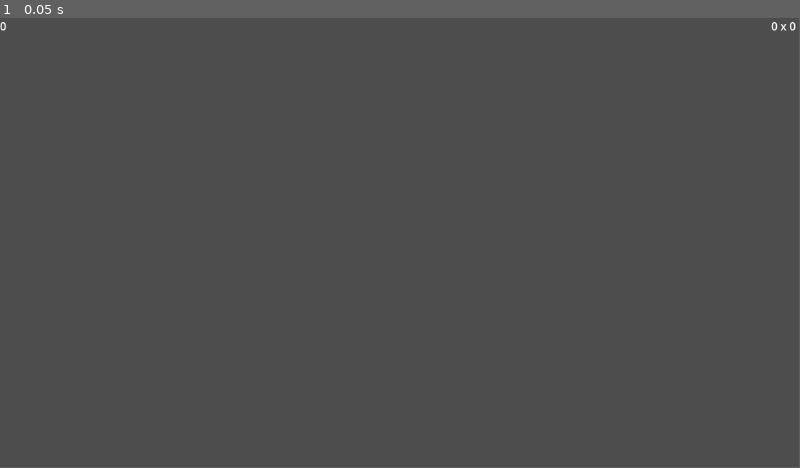
Above: before the commit, frame 1.
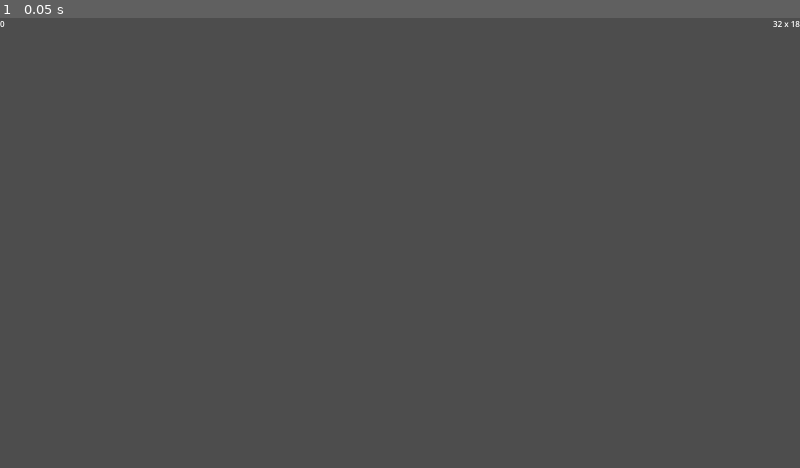
Above: after the commit, the same moment.

Repository: wildpachi/saw-game
Game: Godot game, scene res://scenes/main.tscn
The game is run twice, just before and just after one commit, with the same random seed, the same clock (stepped at 60 frames per second) and the same inputs.
Inputs:
- Up to frame 1 (0.05 s): no input
In our replay, the window is 799x449 before the commit and 800x450 after it. These sizes can differ from the game's own. Grey fills any space a smaller window leaves; there, only what the larger window draws over its background counts as a difference.

The runs differ from the first frame. In frame 1, less than 0.1% of the frame differs, in the area x 0-100%, y 0-3%.
Error after the commit: Parse Error: Class "PuzzleCanvas" hides a global script class. (res://scenes/canvas.gd:2)

Commit message:
Basic functionality to split image into pieces

Diff:
--- a/project.godot
+++ b/project.godot
@@ -19,6 +19,11 @@
 
 Global="*res://scripts/global.gd"
 
+[display]
+
+window/size/viewport_width=1600
+window/size/viewport_height=900
+
 [input]
 
 mouse_click={
--- /dev/null
+++ b/scenes/canvas.gd
@@ -0,0 +1,50 @@
+extends Control
+class_name PuzzleCanvas
+
+@export var puzzle_image : Image
+
+var piece_size : int = 72
+var piece_count : int
+var piece_count_row : int
+var piece_count_col : int
+
+var puzzle_height : int
+var puzzle_width : int
+var puzzle_height_adj : int
+var puzzle_width_adj : int
+
+# Called when the node enters the scene tree for the first time.
+func _ready():
+	puzzle_image = Image.new()
+	puzzle_image.load("res://assets/test-image.jpg")
+
+	if puzzle_image:
+		puzzle_height = puzzle_image.get_height()
+		puzzle_width = puzzle_image.get_width()
+
+		piece_count_row = puzzle_width / piece_size
+		piece_count_col = puzzle_height / piece_size
+		piece_count = piece_count_col * piece_count_row
+
+		puzzle_height_adj = piece_count_col * piece_size
+		puzzle_width_adj = piece_count_row * piece_size
+	pass # Replace with function body.
+
+# Called every frame. 'delta' is the elapsed time since the previous frame.
+func _process(delta):
+	pass
+
+func get_image_at_index(index : int, spread : int) -> Image:
+	var start = get_start_location_at_index(index, spread)
+	var spread_size = piece_size + (2*spread)
+	return puzzle_image.get_region( Rect2i(start, Vector2i(spread_size,spread_size)) )
+
+func get_start_location_at_index(index: int, spread: int) -> Vector2i:
+	var y = index / piece_count_row
+	var x = fmod(index, piece_count_row)
+	return Vector2i((piece_size * x) - spread, (piece_size * y) - spread)
+
+func get_random_global_location_in_rect(area : Rect2i) -> Vector2i:
+	var x = (randi_range(area.position.x, area.end.x))
+	var y = (randi_range(area.position.y, area.end.y))
+	return Vector2i(x,y)
--- /dev/null
+++ b/scenes/image.gd
@@ -0,0 +1,36 @@
+extends Control
+class_name PuzzleCanvas
+
+@export var puzzle_image : Image
+
+var piece_size : int = 100
+var piece_count : int
+var piece_count_row : int
+var piece_count_col : int
+
+var puzzle_height : int
+var puzzle_width : int
+
+# Called when the node enters the scene tree for the first time.
+func _ready():
+	puzzle_height = puzzle_image.get_height()
+	puzzle_width = puzzle_image.get_width()
+
+	piece_count_row = puzzle_height / piece_size
+	piece_count_col = puzzle_height / piece_size
+	piece_count = piece_count_col * piece_count_row
+	pass # Replace with function body.
+
+# Called every frame. 'delta' is the elapsed time since the previous frame.
+func _process(delta):
+	pass
+
+func get_image_at_index(index : int, spread : int) -> Image:
+	var start = get_start_location_at_index(index, spread)
+	var spread_size = piece_size + (2*spread)
+	return puzzle_image.get_region( Rect2i(start, Vector2i(spread_size,spread_size)) )
+
+func get_start_location_at_index(index: int, spread: int) -> Vector2i:
+	var y = index / piece_count_row
+	var x = fmod(index, piece_count_row)
+	return Vector2i((piece_size * x) - spread, (piece_size * y) - spread)
--- a/scenes/main.tscn
+++ b/scenes/main.tscn
@@ -1,6 +1,8 @@
-[gd_scene load_steps=3 format=3 uid="uid://citkeac12b4qf"]
+[gd_scene load_steps=5 format=3 uid="uid://citkeac12b4qf"]
 
 [ext_resource type="Script" path="res://scenes/main.gd" id="1_i0v2x"]
+[ext_resource type="Script" path="res://scenes/spawn/spawn.gd" id="3_hf4dk"]
+[ext_resource type="Script" path="res://scenes/canvas.gd" id="3_r1yx1"]
 [ext_resource type="Script" path="res://scenes/puzzle.gd" id="4_xbcrq"]
 
 [node name="Main" type="Node"]
@@ -22,7 +24,14 @@
 offset_bottom = 23.0
 grow_horizontal = 0
 
-[node name="PuzzleSpawnLocation" type="Control" parent="Puzzle"]
+[node name="PuzzleCanvas" type="Control" parent="Puzzle"]
+layout_mode = 3
+anchors_preset = 0
+offset_right = 40.0
+offset_bottom = 40.0
+script = ExtResource("3_r1yx1")
+
+[node name="PuzzleSpawn" type="Control" parent="Puzzle"]
 layout_mode = 3
 anchors_preset = 8
 anchor_left = 0.5
@@ -31,3 +40,12 @@
 anchor_bottom = 0.5
 grow_horizontal = 2
 grow_vertical = 2
+
+[node name="SlotSpawn" type="Node2D" parent="Puzzle/PuzzleSpawn" node_paths=PackedStringArray("canvas")]
+script = ExtResource("3_hf4dk")
+canvas = NodePath("../../PuzzleCanvas")
+
+[node name="PieceSpawn" type="Node2D" parent="Puzzle/PuzzleSpawn" node_paths=PackedStringArray("canvas")]
+script = ExtResource("3_hf4dk")
+type = 1
+canvas = NodePath("../../PuzzleCanvas")
--- a/scenes/piece/movement.gd
+++ b/scenes/piece/movement.gd
@@ -1,5 +1,5 @@
 extends Node2D
-class_name MoveController
+class_name PieceMover
 
 signal score_point()
 
@@ -17,7 +17,8 @@
 var collision_body : Node2D = null
 
 func _ready():
-	index = piece_body.index
+	if piece_body:
+		index = piece_body.index
 
 func _process(delta):
 	if not Global.is_dragging:
@@ -37,7 +38,7 @@
 	is_picked_up = false
 	Global.is_dragging = false
 	if can_snap:
-		if collision_body is Slot:
+		if collision_body is PuzzleSlot:
 			drop_snap()
 			drop_score()
 
@@ -62,7 +63,7 @@
 		can_drag = false
 
 func _on_snap_area_body_entered(body):
-	if body is Slot:
+	if body is PuzzleSlot:
 		if body.is_in_group('slots'):
 			if body.index == index:
 				can_snap = true
--- a/scenes/piece/piece.gd
+++ b/scenes/piece/piece.gd
@@ -1,14 +1,15 @@
 extends Node2D
-class_name Piece
+class_name PuzzlePiece
 
 signal score_point()
 
 @export var index : int
-@export var image : Image
+@export var puzzle_image : Image
 
 # Called when the node enters the scene tree for the first time.
 func _ready():
 	%PieceLabel.text = str(index)
+	%PieceTexture.texture = ImageTexture.create_from_image(puzzle_image)
 
 # Called every frame. 'delta' is the elapsed time since the previous frame.
 func _process(delta):
@@ -32,8 +33,6 @@
 func spawn_set_location(spawn_area : Rect2i):
 	pass # Pick a random location within given rectangle
 
-func spawn_set_image():
-	pass # Crop image based on piece index
 
 func _on_movement_score_point():
 	score_point.emit()
--- a/scenes/piece/piece.tscn
+++ b/scenes/piece/piece.tscn
@@ -21,6 +21,15 @@
 grow_horizontal = 2
 grow_vertical = 2
 color = Color(0.129412, 0.552941, 1, 1)
+
+[node name="PieceTexture" type="TextureRect" parent="."]
+unique_name_in_owner = true
+custom_minimum_size = Vector2(72, 72)
+anchors_preset = 15
+anchor_right = 1.0
+anchor_bottom = 1.0
+grow_horizontal = 2
+grow_vertical = 2
 
 [node name="PieceLabel" type="Label" parent="."]
 unique_name_in_owner = true
--- a/scenes/puzzle.gd
+++ b/scenes/puzzle.gd
@@ -1,9 +1,7 @@
 extends Node
 class_name Puzzle
 
-@export var SourceImage : Image
-
-var pieceSize = 120
+var pieceSize = 50
 var piecesX : int
 var piecesY : int
 
@@ -12,20 +10,14 @@
 
 # Called when the node enters the scene tree for the first time.
 func _ready():
-	SourceImage = Image.new()
-	SourceImage.load("res://assets/test-image.jpg")
-
-	if SourceImage:
-		puzzleWidth = SourceImage.get_width()
-		puzzleHeight = SourceImage.get_height()
 
 	piecesX = puzzleWidth / pieceSize
 	piecesY = puzzleHeight / pieceSize
 	$PuzzleSize.text = str(piecesX) + " x " + str(piecesY)
 
-	var spawn_scene = preload("res://scenes/spawn/spawn.tscn")
-	$PuzzleSpawnLocation.add_child(create_spawn(spawn_scene, Global.SpawnType.SLOT))
-	$PuzzleSpawnLocation.add_child(create_spawn(spawn_scene, Global.SpawnType.PIECE))
+	#var spawn_scene = preload("res://scenes/spawn/spawn.tscn")
+	#$PuzzleSpawnLocation.add_child(create_spawn(spawn_scene, Global.SpawnType.SLOT))
+	#$PuzzleSpawnLocation.add_child(create_spawn(spawn_scene, Global.SpawnType.PIECE))
 
 # Called every frame. 'delta' is the elapsed time since the previous frame.
 func _process(delta):
@@ -36,4 +28,6 @@
 	spawn.type = type
 	spawn.columns = piecesX
 	spawn.rows = piecesY
+	spawn.canvas = $Puzzle/PuzzleCanvas
+
 	return spawn
--- a/scenes/slot/slot.gd
+++ b/scenes/slot/slot.gd
@@ -1,5 +1,5 @@
 extends StaticBody2D
-class_name Slot
+class_name PuzzleSlot
 
 @export var index: int
 
--- a/scenes/spawn/spawn.gd
+++ b/scenes/spawn/spawn.gd
@@ -1,10 +1,8 @@
 extends Node2D
+class_name PuzzleSpawn
 
-@export var type : int
-@export var rows : int = 3
-@export var columns : int = 3
-
-@export var size : int = 72
+@export var type : Global.SpawnType
+@export var canvas : PuzzleCanvas
 
 var spread : Vector2 = Vector2(0,0)
 var scene : PackedScene = null
@@ -19,23 +17,26 @@
 		Global.SpawnType.PIECE:
 			scene = preload("res://scenes/piece/piece.tscn")
 			shuffle = true
-			spread = Vector2(-25, -10)
+			spread = Vector2(25, 10)
 
 	if scene:
-		var locations = range(0, rows*columns,1)
+		var locations = range(0, canvas.piece_count,1)
 		randomize()
 		locations.shuffle()
 
-		var offsetH = -int((size + spread.x) * float(columns / 2))
-		var offsetV = -int((size + spread.y) * float(rows / 2))
+		var offsetH = -int((canvas.piece_size + spread.x) * float(canvas.piece_count_col / 2))
+		var offsetV = -int((canvas.piece_size + spread.y) * float(canvas.piece_count_row / 2))
 
-		for i in range(0,rows*columns,1):
+		for i in range(0,canvas.piece_count,1):
 			var child = scene.instantiate()
-			var x = fmod(i, columns)
-			var y = i / columns
+			var index = locations[i] if shuffle else i
+			child.index = index
+			child.position = canvas.get_start_location_at_index(i,0) - Vector2i(canvas.puzzle_width_adj/2, canvas.puzzle_height_adj/2)
 
-			child.index = locations[i] if shuffle else i
-			child.position = Vector2(((size + spread.x) * x) + offsetH, ((size + spread.y) * y) + offsetV)
+			if type == Global.SpawnType.PIECE:
+				child.puzzle_image = canvas.get_image_at_index(index, 0)
+				child.position = canvas.get_random_global_location_in_rect(get_viewport().get_visible_rect()) - Vector2i(canvas.puzzle_width_adj/1.5, canvas.puzzle_height_adj/1.5)
+
 			self.add_child(child)
 
 # Called every frame. 'delta' is the elapsed time since the previous frame.
Binary file added: assets/test-image.jpg
Not shown, added: assets/test-image.jpg.import
Not shown: 1 places in scenes/piece/movement.tscn that only renumber resources
Not shown: 1 places in scenes/piece/piece.tscn that only renumber resources
